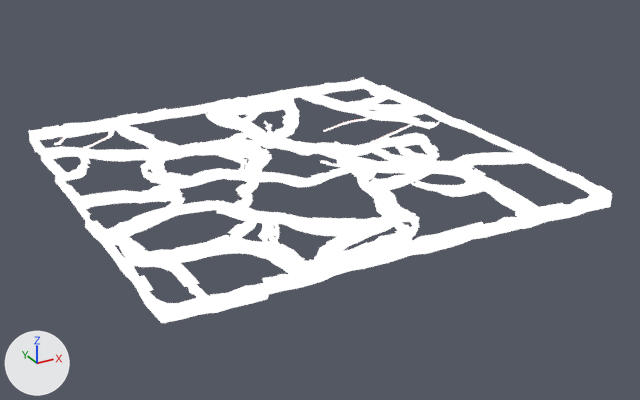
One commit to the glTF model hellforge/assets/kit/modules/kit-floor.glb: the scene before it, then after it.
Both versions are drawn from a 50 mm camera at (-1.62, -3.17, 1.38) aimed at (0.06, -0.11, -0.15). Lighting does not change. The marker at lower left points along +X, +Y and +Z. The first picture is the older version.

Before the edit, the objects in view are built like this:
```python
mat_material_0 = bpy.data.materials.new('Material_0')
mat_material_0.use_nodes = True; mat_material_0.node_tree.nodes.clear()
_N = mat_material_0.node_tree.nodes; _L = mat_material_0.node_tree.links
n0 = _N.new('ShaderNodeBsdfPrincipled'); n0.name = 'Principled BSDF'
n0.inputs[28].default_value = 1.0  # 'Emission Strength'
n1 = _N.new('ShaderNodeOutputMaterial'); n1.name = 'Material Output'
n2 = _N.new('ShaderNodeTexImage'); n2.name = 'Image Texture'
n2.image = img_image_0
n3 = _N.new('ShaderNodeSeparateColor'); n3.name = 'Separate Color'
n4 = _N.new('ShaderNodeTexImage'); n4.name = 'Image Texture.001'
n4.image = img_image_1
n5 = _N.new('ShaderNodeNormalMap'); n5.name = 'Normal Map'
n5.uv_map = 'UVMap'
n6 = _N.new('ShaderNodeTexImage'); n6.name = 'Image Texture.002'
n6.image = img_image_2
_L.new(n0.outputs[0], n1.inputs[0])  # 'BSDF' to 'Surface'
_L.new(n2.outputs[0], n0.inputs[0])  # 'Color' to 'Base Color'
_L.new(n3.outputs[2], n0.inputs[1])  # 'Blue' to 'Metallic'
_L.new(n3.outputs[1], n0.inputs[2])  # 'Green' to 'Roughness'
_L.new(n4.outputs[0], n3.inputs[0])  # 'Color' to 'Color'
_L.new(n5.outputs[0], n0.inputs[5])  # 'Normal' to 'Normal'
_L.new(n6.outputs[0], n5.inputs[1])  # 'Color' to 'Color'
me_mesh_0 = bpy.data.meshes.new('Mesh_0')
me_mesh_0.from_pydata(...)  # 14639 vertices, 24933 faces; spans x -0.95..0.95, y -0.95..0.94, z -0.04..0.02
me_mesh_0.materials.append(mat_material_0)
ob_mesh_0 = bpy.data.objects.new('Mesh_0', me_mesh_0)
ob_mesh_0.location = (0.0, 0.0, 0.0)
```
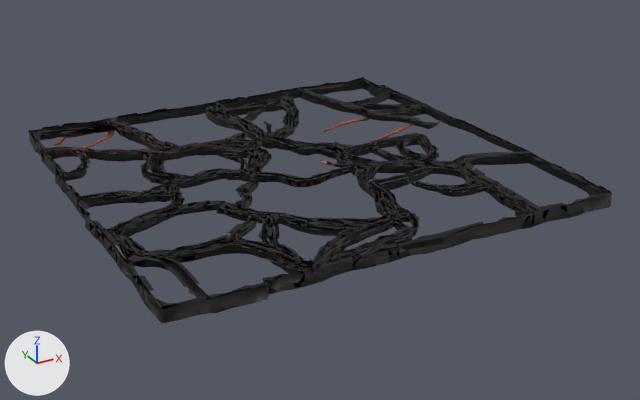
What differs and where, as boxes [x1, y1, x2, y2] in the pictures (640 x 400 px):
'Mesh_0', surface changed (white to black)
    both: [28, 77, 612, 323]

Diff of the bpy script that builds the scene:
```diff
--- a/hellforge/assets/kit/modules/kit-floor.glb.py
+++ b/hellforge/assets/kit/modules/kit-floor.glb.py
@@ mat_material_0 @@
 n0 = _N.new('ShaderNodeBsdfPrincipled'); n0.name = 'Principled BSDF'
-n0.inputs[28].default_value = 1.0  # 'Emission Strength'
 n1 = _N.new('ShaderNodeOutputMaterial'); n1.name = 'Material Output'
```
